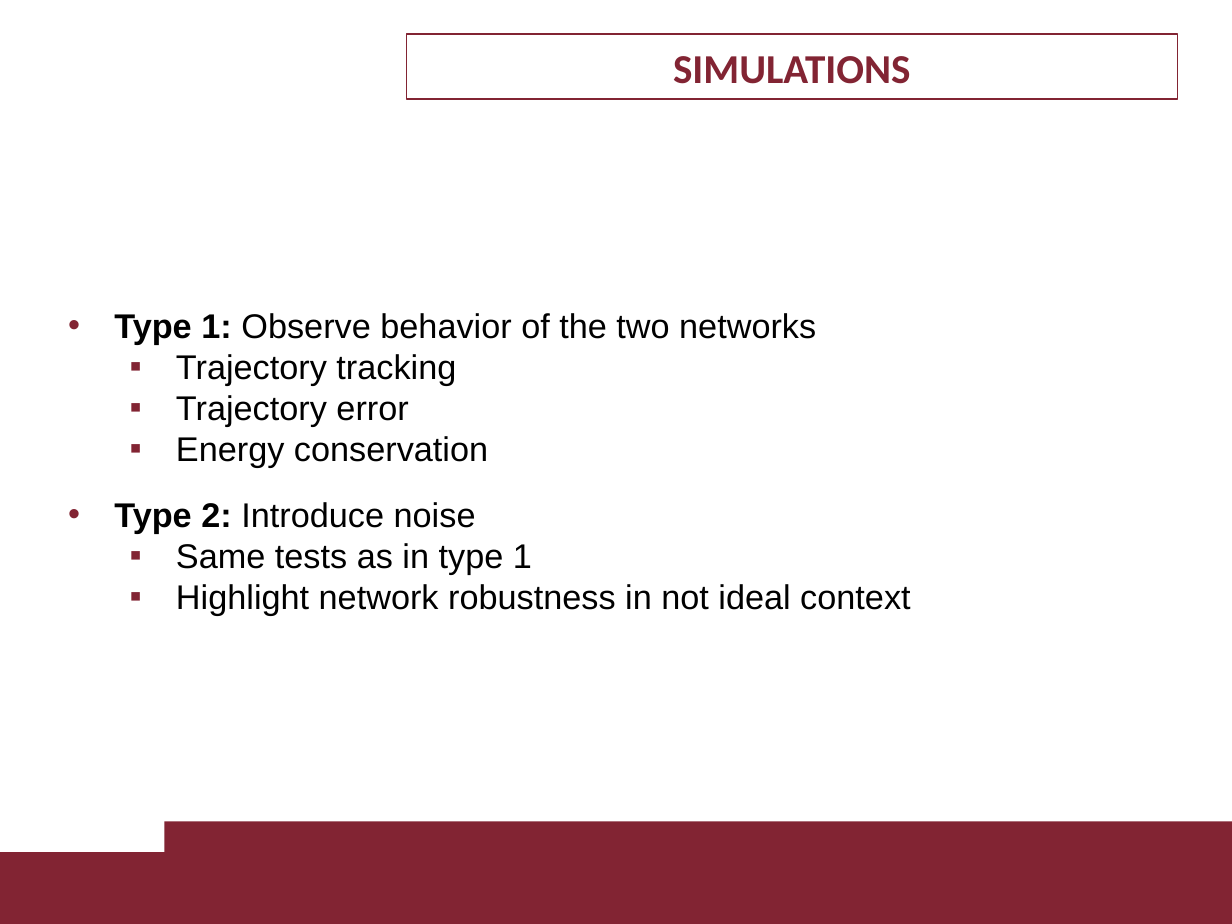
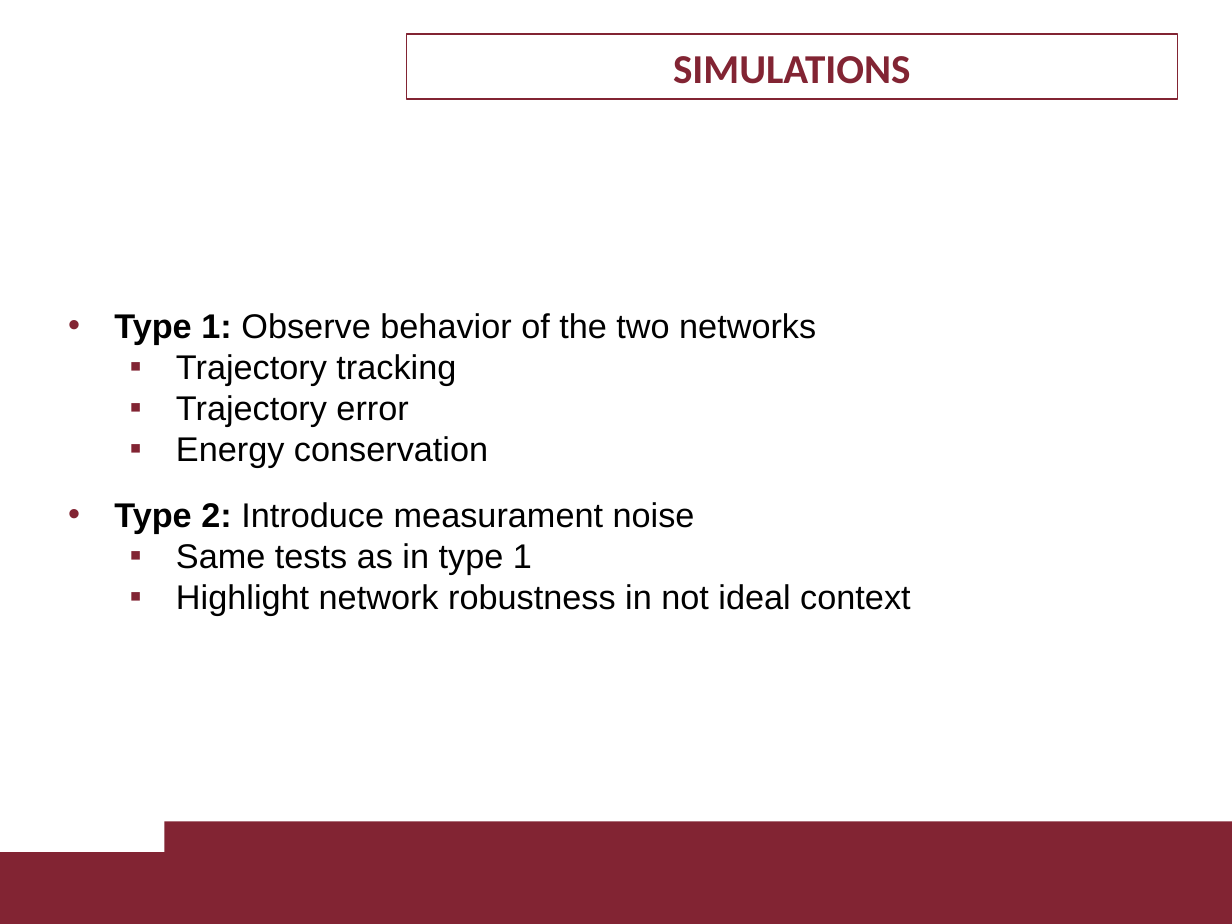
Before and after one commit to LorCir28/lagrangian_neural_network_with_PDcontroller_gravity_cancellation, a slide deck: slide 9 of 1895955_1884561 project/presentation/1895955_1884561.pptx. Drawn at 1232x924 pixels with LibreOffice and Linux fonts; fonts in the diff are those of the drawing; background and template pictures are left out. Boxes give left, top, right and bottom in pixels: in the first picture for what was removed or moved away, otherwise in the second. Text is boxed around its words. In the diff, an @@ line names an element or a change of style, - is before the commit and + after.

```diff
--- a/1895955_1884561 project/presentation/1895955_1884561.pptx
+++ b/1895955_1884561 project/presentation/1895955_1884561.pptx
@@ text at bbox=[114, 502, 695, 533]: text changed @@
-• Type 2: Introduce noise
+• Type 2: Introduce measurament noise
```
Also in this commit, not shown: 1 other slide changed, 3 other files.
